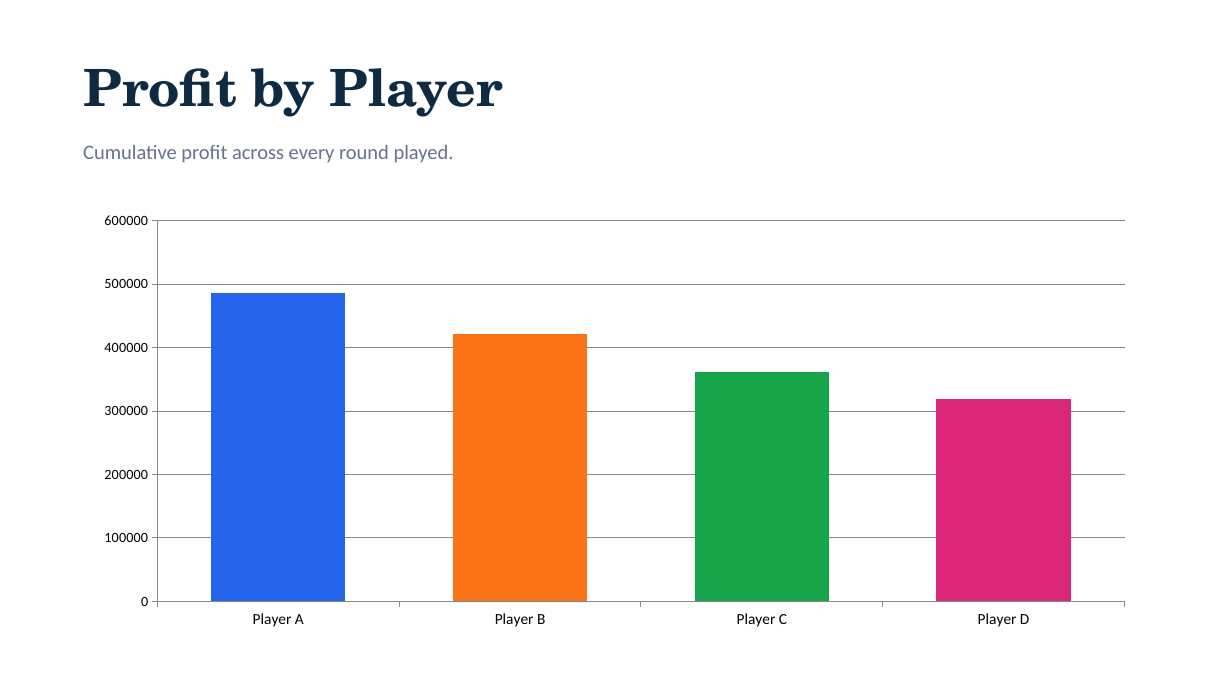
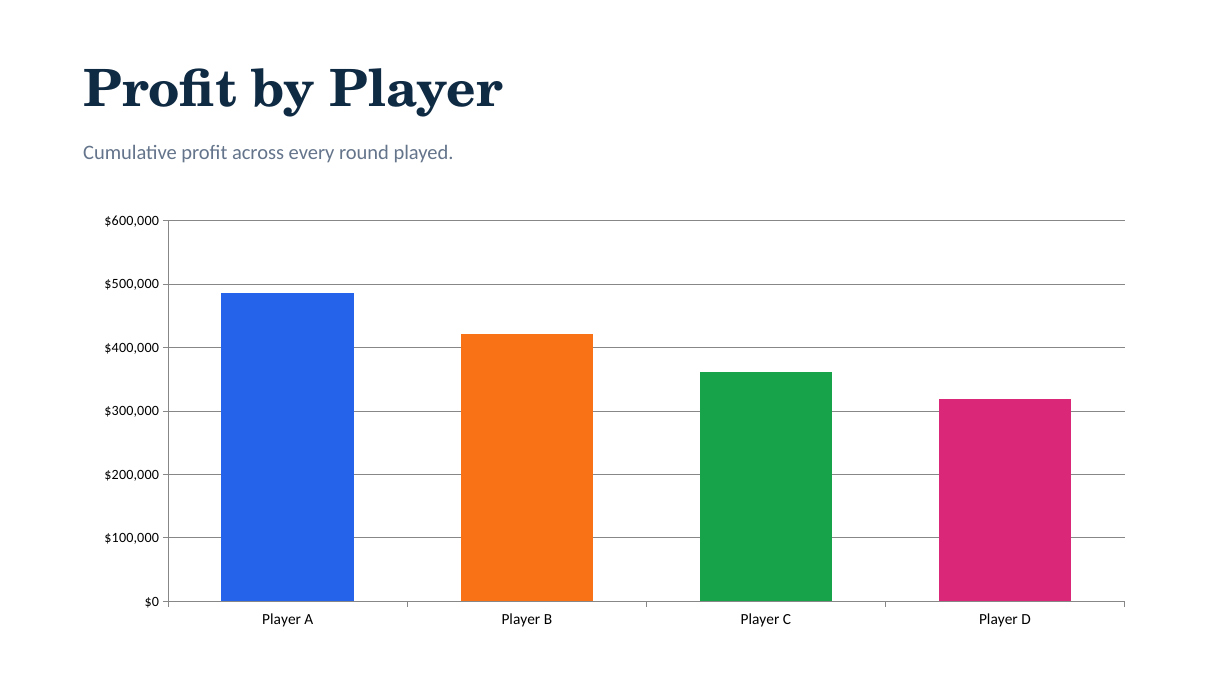
Before and after one commit to forio/dev-base-build, a slide deck: slide 4 of model/results-template.pptx. Drawn at 1232x693 pixels with LibreOffice and Linux fonts; fonts in the diff are those of the drawing. Boxes give left, top, right and bottom in pixels: in the first picture for what was removed or moved away, otherwise in the second. Text is boxed around its words. In the diff, an @@ line names an element or a change of style, - is before the commit and + after.

Commit message:
Template polish: currency axis formatting, bottom-pinned line labels, {{mustache}} text tokens
- Value axes now format as "$"#,##0 (bar + line)
- Line category (year) labels pinned to the bottom via tickLblPos=LOW so they
  don't ride the zero crossing when profit goes negative
- Switch text placeholders from ${token} to {{token}} (the convention the
  service actually substitutes); update README accordingly
- Remove throwaway text-probe diagnostic files

```diff
--- a/model/results-template.pptx
+++ b/model/results-template.pptx
@@ column chart at [83,203,1146,638] @@
@@ value axis changed @@
```
Also in this commit, not shown: 4 other slides changed, 2 other files.
